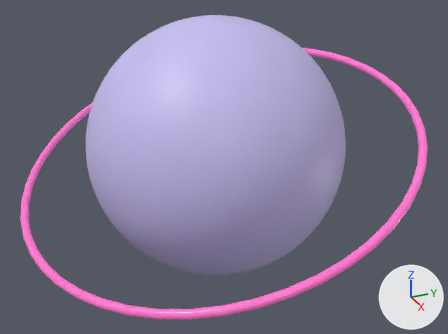
The glTF model public/models/CorePlanet2.glb, before and after one commit.
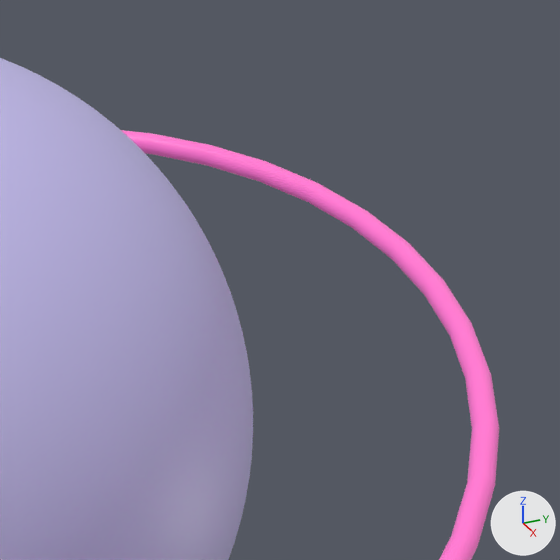
There are two pictures of each version: one whole from a 50 mm lens placed at (15.98, -6.92, 7.42), pointed at (0.31, 0.13, -0.41), one close up on the part from 58% to 100% of the width and 1% to 57% of the height. Arrows for +X, +Y and +Z are at lower right; the lights stay in place. The older version's two pictures come first. Where no turn or scale is listed for an object, it has been applied to the vertices.

The scene before the commit, as lines of its bpy script (objects in view):
```python
me_sphere = bpy.data.meshes.new('Sphere')
me_sphere.from_pydata(...)  # 7938 vertices, 15872 faces; spans x -3.85..3.85, y -3.85..3.85, z -3.85..3.85
me_sphere.materials.append(mat_pastel_shell___viewer_supplies_facing_shader)  # blue #c8c0f3
me_torus = bpy.data.meshes.new('Torus')
me_torus.from_pydata(...)  # 576 vertices, 1152 faces; spans x -6.05..6.05, y -5.87..5.87, z -2.04..2.04
me_torus.materials.append(mat_rim_pink_translucent_orbit)  # pink #f46fc4, glowing dark purple #76325d
ob_sphere = bpy.data.objects.new('Sphere', me_sphere)
ob_sphere.location = (0.0, 0.0, 0.18)
ob_torus = bpy.data.objects.new('Torus', me_torus)
ob_torus.location = (0.0, 0.0, 0.0)
```
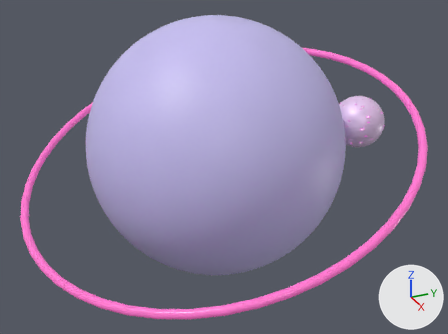
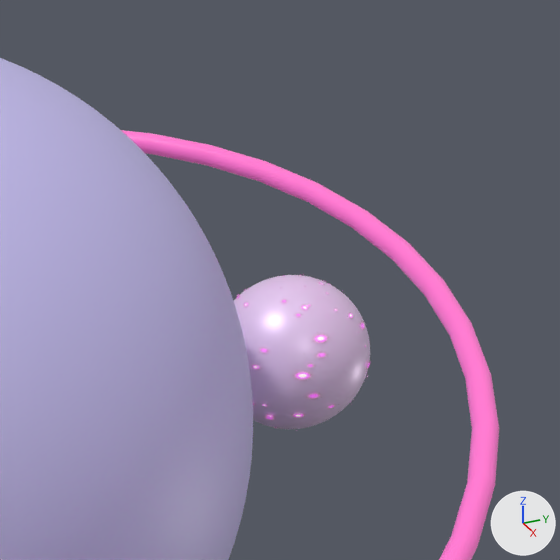
Location of each change, (x1, y1, x2, y2) in pixels of the close-ups (560 x 560 px):
'Sphere.Sparkle', added (pale blue): after (234, 275, 370, 429)
'Sphere.Sparkle.Texture', added: after (237, 275, 368, 419)

Patch to the scene script:
```diff
--- a/public/models/CorePlanet2.glb.py
+++ b/public/models/CorePlanet2.glb.py
@@ img_sphere_sparkle___user_rgba_sparkle_png @@
+img_sphere_sparkle___user_rgba_sparkle_png = load_image('Sphere.Sparkle / user RGBA sparkle PNG', '_unpacked/Sphere.Sparkle___user_RGBA_sparkle_PNG', 1024, 1029, 'sRGB')
@@ mat_sphere_sparkle___transparent_png_overlay @@
+mat_sphere_sparkle___transparent_png_overlay = bpy.data.materials.new('Sphere.Sparkle / transparent PNG overlay')
+# uses the picture img_sphere_sparkle___user_rgba_sparkle_png
@@ mat_sphere_sparkle___translucent_pearl_underlayer @@
+mat_sphere_sparkle___translucent_pearl_underlayer = principled_material('Sphere.Sparkle / translucent pearl underlayer')
+mat_sphere_sparkle___translucent_pearl_underlayer.base_color = (0.84, 0.63, 0.92)  # pale blue #ecd0f6
+mat_sphere_sparkle___translucent_pearl_underlayer.metallic = 0.12
+mat_sphere_sparkle___translucent_pearl_underlayer.roughness = 0.38
@@ me_sphere_sparkle_texture @@
+me_sphere_sparkle_texture.from_pydata(...)  # 4753 vertices, 9216 faces; spans x -0.88..0.88, y -0.88..0.88, z -0.88..0.88
+me_sphere_sparkle_texture.materials.append(mat_sphere_sparkle___transparent_png_overlay)
@@ me_sphere_sparkle @@
+me_sphere_sparkle.from_pydata(...)  # 4753 vertices, 9216 faces; spans x -0.86..0.86, y -0.86..0.86, z -0.86..0.86
+me_sphere_sparkle.materials.append(mat_sphere_sparkle___translucent_pearl_underlayer)  # pale blue #ecd0f6
@@ ob_sphere_sparkle_texture @@
+ob_sphere_sparkle_texture = bpy.data.objects.new('Sphere.Sparkle.Texture', me_sphere_sparkle_texture)
+ob_sphere_sparkle_texture.location = (0.0, 5.18, 0.18)
@@ ob_sphere_sparkle @@
+ob_sphere_sparkle = bpy.data.objects.new('Sphere.Sparkle', me_sphere_sparkle)
+ob_sphere_sparkle.location = (0.0, 5.18, 0.18)
```
